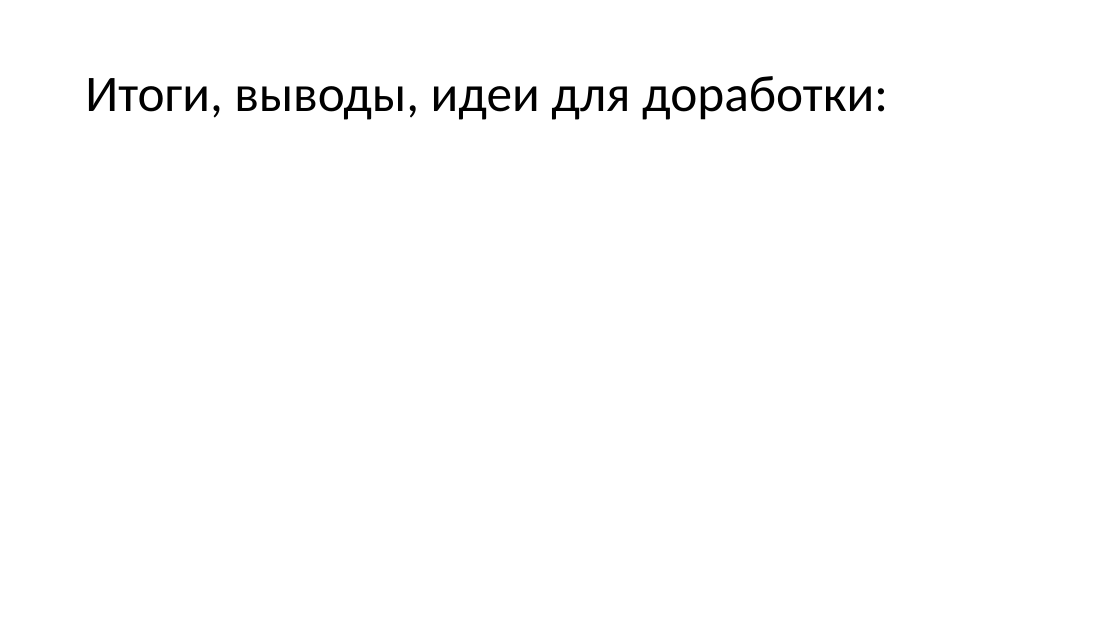
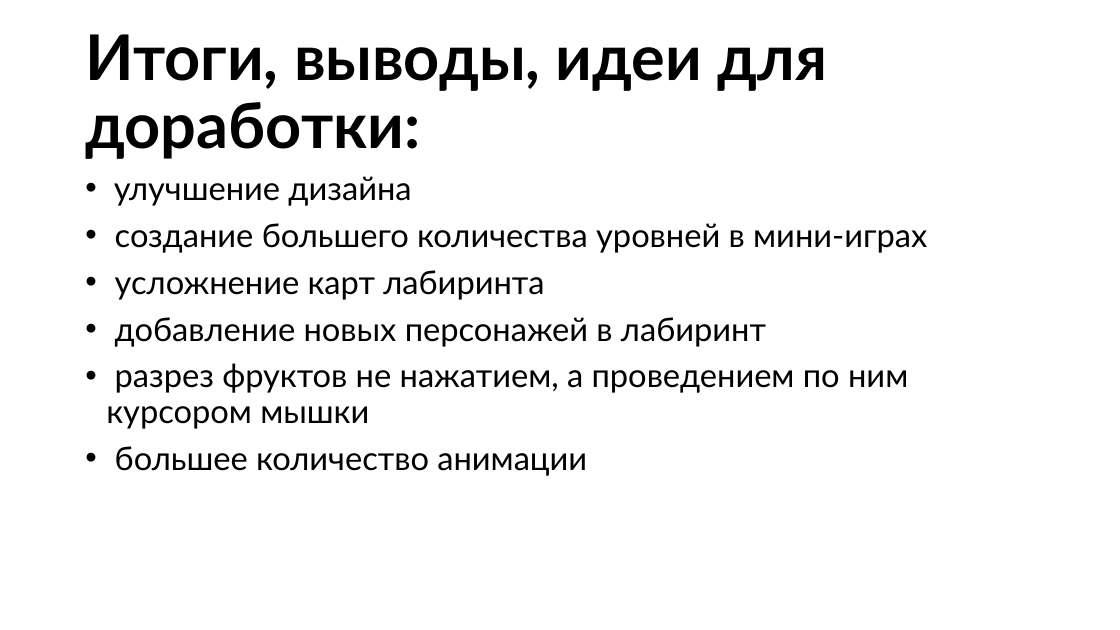
Before and after one commit to Sushcheva/Sea-project, a slide deck: slide 10 of Проект по Яндекс Лицею.pptx (slide 13 before the commit). Drawn at 1120x630 pixels with LibreOffice and Linux fonts; fonts in the diff are those of the drawing; background and template pictures are left out. Boxes give left, top, right and bottom in pixels: in the first picture for what was removed or moved away, otherwise in the second. Text is boxed around its words. In the diff, an @@ line names an element or a change of style, - is before the commit and + after.

```diff
--- a/Проект по Яндекс Лицею.pptx
+++ b/Проект по Яндекс Лицею.pptx
@@ title "Итоги, выводы, идеи для доработки:" at <box>85,34,827,159</box>: size 44 to 54 pt, font Calibri to Lato, bold on @@
@@ text added at <box>106,176,927,476</box>, 28 pt, text #000000 @@
+• улучшение дизайна
+• создание большего количества уровней в мини-играх
+• усложнение карт лабиринта
+• добавление новых персонажей в лабиринт
+• разрез фруктов не нажатием, а проведением по ним курсором мышки
+• большее количество анимации
```
Also in this commit, not shown: 5 other slides changed, 4 slides added, 7 slides removed, 7 other files.
